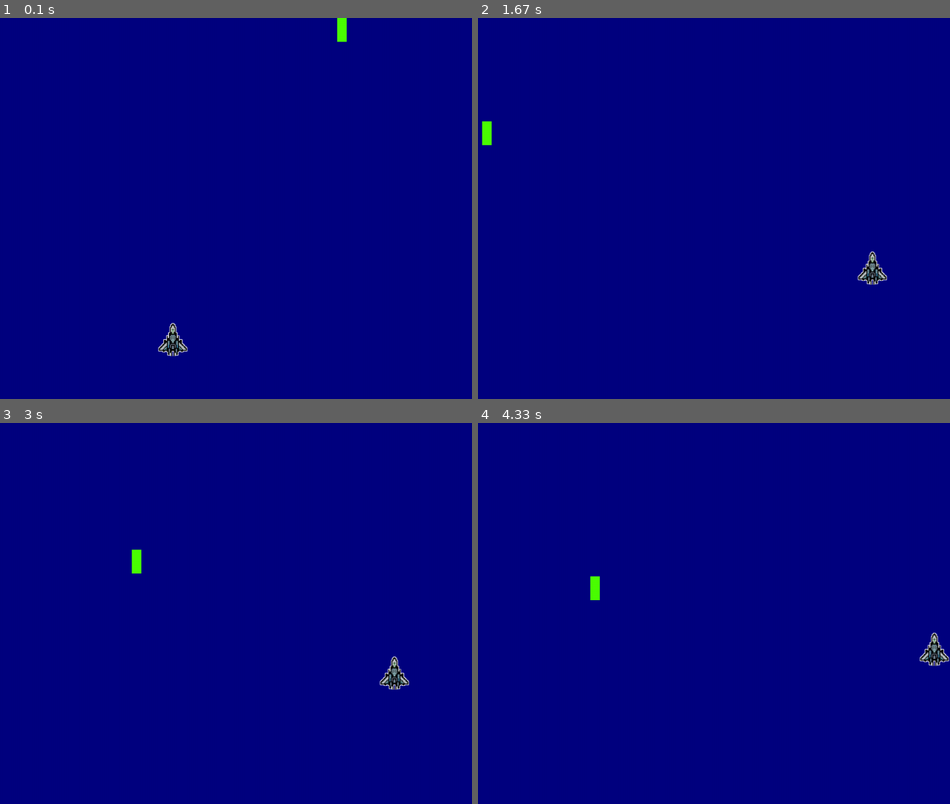
Above: before the commit, frames 1-4 (two rows, left to right).
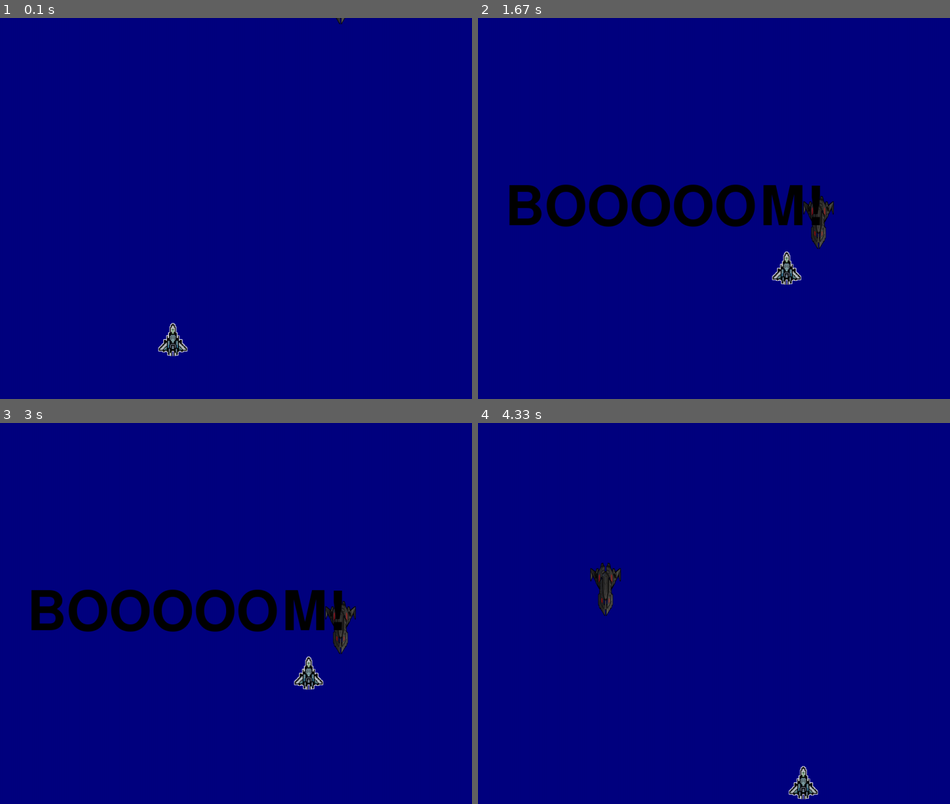
Above: after the commit, the same moments.

Repository: markusQt/pyGame
Game: pygame game, started from main.py
The game is run twice, just before and just after one commit, with the same random seed, the same clock (stepped at 60 frames per second) and the same inputs.
Inputs:
- Up to frame 1 (0.1 s): no input
- Up to frame 2 (1.67 s): hold Right 0.33-0.8 s; hold Up 0.83-1.13 s; hold Right 1.17-1.63 s
- Up to frame 3 (3 s): no input
- Up to frame 4 (4.33 s): hold Up 3-3.37 s; hold Right 3.4-4.03 s; hold Down from 4.07 s (still down)

The runs differ from the first frame. In frame 1, 0.1% of the frame differs, in the area x 71-74%, y 0-7%; in frame 2, 4.8%, in the area x 0-87%, y 27-70%; in frame 3, 4.8%; in frame 4, 1.2%.

Commit message:
Gegner eingebaut

Diff:
--- a/main.py
+++ b/main.py
@@ -1,6 +1,5 @@
 import pygame
 import time
-
 import random
 
 pygame.init()
@@ -14,6 +13,7 @@
 blau = (0,0,128)
 
 shuttle = pygame.image.load('assets/shuttle.png')
+allien =  pygame.image.load('assets/allien.png')
 shuttle_width = 65
 shuttle_heigth = 70
 
@@ -51,6 +51,10 @@
 def crash():
     message_display('BOOOOOM!')
 
+def funcAllien(x,y):
+     mWindow.blit(allien,(x,y))
+
+
 def funcShuttle(x,y):
     mWindow.blit(shuttle,(x,y))
 
@@ -59,11 +63,11 @@
     x = (display_width*0.45)
     y = (display_height*0.8)
 
-    object_width = 20
-    object_height = 60
+    object_width = 70
+    object_height = 130
     object_startx = random.randrange((0 + object_width), (display_width - object_width))
     object_starty = - (10 + object_height)
-    object_speed = 7
+    object_speed = 4
     vel = 5
 
     while run :
@@ -90,7 +94,8 @@
 
         mWindow.fill(blau)
 
-        funcObject(object_startx,object_starty,20,50,green)
+        #funcObject(object_startx,object_starty,20,50,green)
+        funcAllien(object_startx,object_starty)
 
         if x < 0:
             x = 0
@@ -118,22 +123,5 @@
         clock.tick(100)
 
 game_loop()
-
-
-pygame.init()
-gameDisplay = pygame.display.set_mode((800,600))
-pygame.display.set_caption("Test Window")
-clock = pygame.time.Clock();
-
-running = True
-while running :
-    for event in pygame.event.get():
-        if event.type == pygame.QUIT:
-            running = False
-    print(event)
-    pygame.display.update()
-    clock.tick(60)
-
-
 pygame.quit()
 quit()
Binary file added: assets/allien.png
